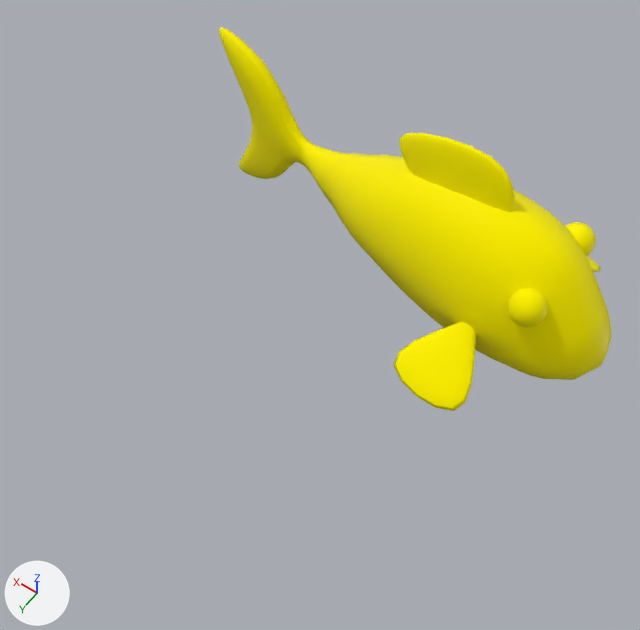
The glTF model 3dobjects/poisson3.glb as it was, and as the next commit left it.
Rendered twice from a 50 mm camera at (-0.247, 0.289, 0.568) aimed at (0.009, -0.07, 0.005). Arrows for +X, +Y and +Z are at lower left; the lights stay in place. Where no turn or scale is listed for an object, it has been applied to the vertices. Vertices at the same position are counted once.

Names of what the first picture shows: 'mesh_id27', 'mesh_id53', 'mesh_id59'.
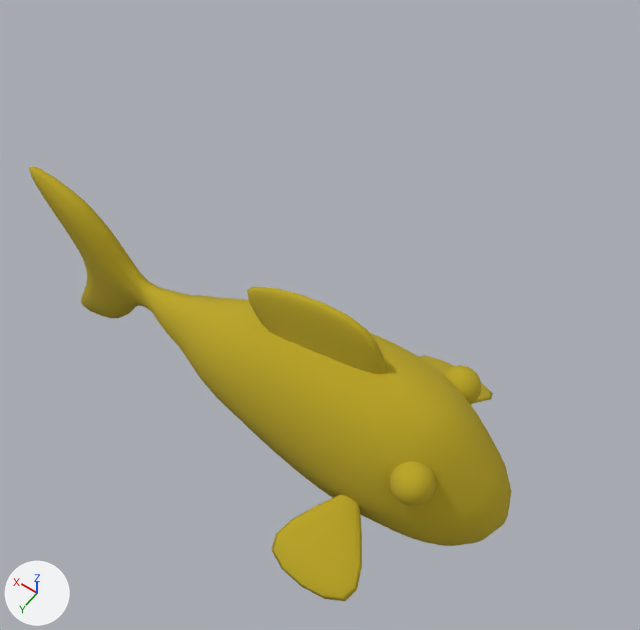
What differs and where, as boxes [x1, y1, x2, y2] in the pictures (640 x 630 px; the box of a moved part takes in the faces that stretch with it):
'mesh_id27', reshaped, moved, turned, rescaled
    before: [219, 28, 612, 411]
    after: [29, 166, 512, 601]
'mesh_id59', deleted
    before: [507, 288, 548, 327]
'mesh_id53', deleted
    before: [566, 222, 596, 257]
part 1 of me_mesh_id27, moved or reshaped
    before: [219, 28, 612, 380]
    after: [29, 166, 512, 546]
part 2 of me_mesh_id27, moved or reshaped
    before: [394, 322, 476, 411]
    after: [272, 495, 362, 601]
part 3 of me_mesh_id27, moved or reshaped
    before: [400, 133, 516, 212]
    after: [247, 286, 387, 374]
part 4 of me_mesh_id27, moved or reshaped
    before: [587, 256, 601, 272]
    after: [420, 355, 493, 403]
part 5 of me_mesh_id27, added (yellow)
    after: [443, 365, 481, 405]
part 6 of me_mesh_id27, added (yellow)
    after: [390, 462, 436, 506]

The change, as a list of edits to the scene's bpy script:
```text
Add mat_custom_92:
    mat_custom_92 = bpy.data.materials.new('Custom 92')
    # nodes: BsdfPrincipled, Mix, OutputMaterial, VertexColor
    # colours: yellow #bca61d
Change me_mesh_id27:
    used by ob_mesh_id27; parent = ob_root; location = (0.0201, -0.2, 0.025); rotation_euler = (0.0, 0.0, -0.152), in degrees (0, 0, -8.7); scale = (0.0828, 0.0828, 0.0828)
    remove me_mesh_id27.from_pydata(...)  # 973 vertices, 1870 faces; spans x -2.63..2.67, y -1.34..1.34, z -1.2..1.2
    remove me_mesh_id27.materials.append(mat_98)
    add me_mesh_id27.from_pydata(...)  # 4049 vertices, 8014 faces; spans x -0.2..0.24, y -0.11..0.11, z -0.07..0.12
    me_mesh_id27 part 1: the loose piece of 617 vertices spanning x -2.63..2.67, y -0.66..0.66, z -1.2..0.82 is scaled about its middle by 0.0828, then moved by (0.0, 0.0, 0.2), in mat_custom_92
    me_mesh_id27 part 2: the loose piece of 89 vertices spanning x -1.91..-1.07, y 0.57..1.34, z -0.7..-0.19 is scaled about its middle by 0.0828, then moved by (1.39, -0.88, 0.43), in mat_custom_92
    me_mesh_id27 part 3: the loose piece of 89 vertices spanning x -1.39..0.03, y -0.15..0.15, z 0.49..1.2 is scaled about its middle by 0.0828, then moved by (0.64, 0.0, -0.75), in mat_custom_92
    me_mesh_id27 part 4: the loose piece of 89 vertices spanning x -1.91..-1.07, y -1.34..-0.57, z -0.7..-0.19 is scaled about its middle by 0.0828, then moved by (1.39, 0.87, 0.43), in mat_custom_92
    me_mesh_id27 part 5: a new loose piece of 1538 vertices spanning x -0.14..-0.11, y -0.06..-0.03, z 0.03..0.06, in mat_custom_92
    me_mesh_id27 part 6: a new loose piece of 1538 vertices spanning x -0.15..-0.13, y 0.02..0.05, z 0.03..0.06, in mat_custom_92
    add me_mesh_id27.materials.append(mat_custom_92)
Change ob_mesh_id27:
    ob_mesh_id27.rotation_euler: (0.0, 0.0, -0.152) -> (0.0, 0.0, 0.0)  # degrees (0, 0, -8.7) -> degrees (0, 0, 0)
    ob_mesh_id27.scale: (0.0828, 0.0828, 0.0828) -> (1.0, 1.0, 1.0)
    ob_mesh_id27.location: (0.0201, -0.2, 0.025) -> (0.0, 0.0, 0.0)
Remove ob_mesh_id53:
    ob_mesh_id53 = bpy.data.objects.new('mesh_id53', me_mesh_id53)
    ob_mesh_id53.location = (-0.1332, -0.2213, 0.0484)
Remove ob_mesh_id59:
    ob_mesh_id59 = bpy.data.objects.new('mesh_id59', me_mesh_id59)
    ob_mesh_id59.location = (-0.1332, -0.1374, 0.0494)
```
